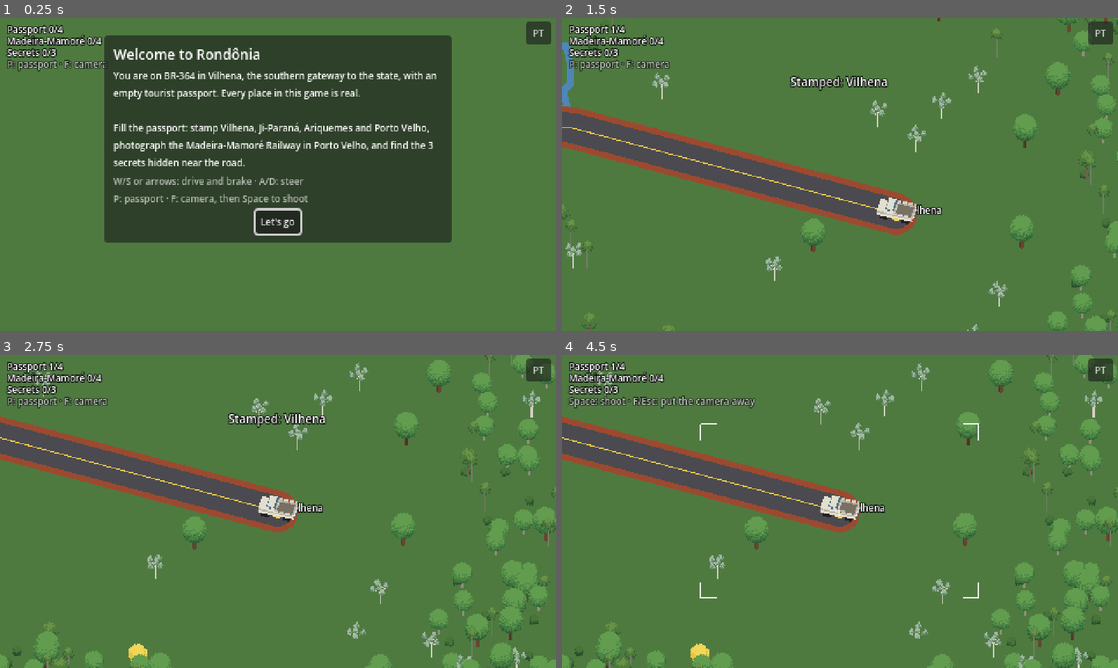
Above: before the commit, frames 1-4 (two rows, left to right).
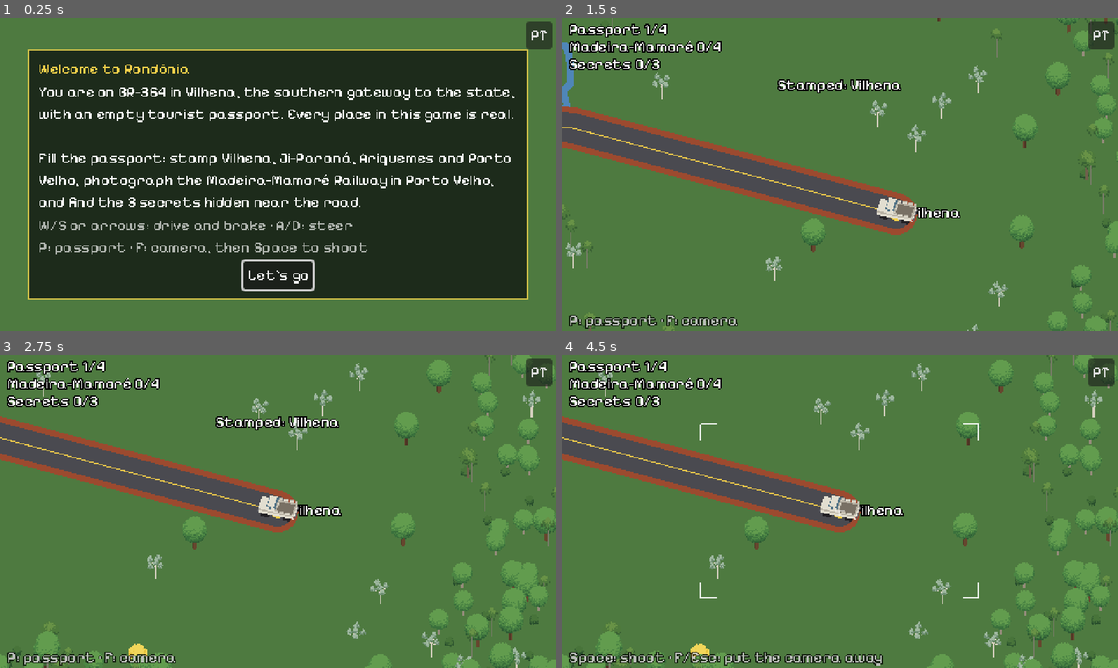
Above: after the commit, the same moments.

Repository: SevenZeroSev3n/explore-rondonia
Game: Godot game, scene res://scenes/main.tscn
Two runs of this game, one before a commit and one after it. Both use one fixed random seed, a clock stepped at 60 frames per second and the inputs below.
Inputs (mouse positions are in pixels of both pictures, inside the frame that each line leads up to):
- Up to frame 1 (0.25 s): no input
- Up to frame 2 (1.5 s): click "Let's go" at 0.5 s; tap Enter (interact) at 1.25 s; move the mouse to (962, 158) at 1.27 s; hold E (rotate_view_right) from 1.28 s (still down); hold Enter (interact) from 1.28 s (still down); click (962, 158) at 1.42 s
- Up to frame 3 (2.75 s): release E (rotate_view_right) at 2 s; release Enter (interact) at 2 s; drag from (166, 527) to (250, 574) at 2.02 s
- Up to frame 4 (4.5 s): click "PT" at 2.75 s; click "EN" at 3.5 s; tap Space (shoot) at 4.25 s; move the mouse to (895, 442) at 4.27 s; hold E (rotate_view_right) from 4.28 s (still down); hold F (photo) from 4.28 s (still down)

The runs differ from the first frame. In frame 1, 45% of the frame differs, in the area x 1-100%, y 1-90%; in frame 2, 3.9%; in frame 3, 3.9%; in frame 4, 4.1%.

Commit message:
feat(ui): Pixelify Sans pixel font across the game
- Pixelify Sans (SIL OFL 1.1) from google/fonts, imported without
  antialiasing or hinting, at 13 px: the size where its pixel grid lands
  on whole screen pixels and every Portuguese accent stays distinct
- Global theme (game/assets/ui_theme.tres): font, size and an opaque
  pixel panel style with a 1 px gold border; headings in gold
- HUD re-laid for the bigger text: wider panels centred at any height,
  key hints on the bottom line with prompts above, HUD hidden while a
  panel is open
- Font credited in PT/EN; its OFL text ships in the web build
- ADR 0005 and README record the choice

Co-Authored-By: Claude Opus 5.5 <noreply@anthropic.com>

Diff:
--- /dev/null
+++ b/game/assets/ui_theme.tres
@@ -0,0 +1,16 @@
+[gd_resource type="Theme" load_steps=3 format=3]
+
+[ext_resource type="FontFile" path="res://assets/fonts/PixelifySans.ttf" id="1_font"]
+
+[sub_resource type="StyleBoxFlat" id="StyleBoxFlat_panel"]
+bg_color = Color(0.11, 0.16, 0.1, 0.97)
+border_width_left = 1
+border_width_top = 1
+border_width_right = 1
+border_width_bottom = 1
+border_color = Color(0.95, 0.82, 0.29, 0.8)
+
+[resource]
+default_font = ExtResource("1_font")
+default_font_size = 13
+PanelContainer/styles/panel = SubResource("StyleBoxFlat_panel")
--- a/game/data/i18n/strings.json
+++ b/game/data/i18n/strings.json
@@ -41,5 +41,6 @@
   "CREDITS_TITLE": {"en": "Credits", "pt_BR": "Créditos"},
   "CREDITS_CODE": {"en": "Code: MIT · Original art: CC BY 4.0", "pt_BR": "Código: MIT · Arte original: CC BY 4.0"},
   "CREDITS_ENGINE": {"en": "Made with Godot Engine (MIT licence)", "pt_BR": "Feito com Godot Engine (licença MIT)"},
-  "CREDITS_SOURCES": {"en": "Place texts based on: %s", "pt_BR": "Textos dos lugares baseados em: %s"}
+  "CREDITS_SOURCES": {"en": "Place texts based on: %s", "pt_BR": "Textos dos lugares baseados em: %s"},
+  "CREDITS_FONT": {"en": "Font: Pixelify Sans by the Pixelify Sans Project Authors (SIL Open Font License 1.1)", "pt_BR": "Fonte: Pixelify Sans, dos autores do projeto Pixelify Sans (SIL Open Font License 1.1)"}
 }
--- a/game/project.godot
+++ b/game/project.godot
@@ -29,6 +29,10 @@
 
 enabled=PackedStringArray("res://addons/gut/plugin.cfg")
 
+[gui]
+
+theme/custom="res://assets/ui_theme.tres"
+
 [rendering]
 
 renderer/rendering_method="gl_compatibility"
--- a/game/scripts/game/credits.gd
+++ b/game/scripts/game/credits.gd
@@ -19,7 +19,7 @@
 
 ## The credit lines in display order; `t` translates a string key (tr).
 static func lines(t: Callable, map_attribution: PackedStringArray, hosts: PackedStringArray) -> PackedStringArray:
-	var out: PackedStringArray = [t.call("CREDITS_CODE"), t.call("CREDITS_ENGINE")]
+	var out: PackedStringArray = [t.call("CREDITS_CODE"), t.call("CREDITS_ENGINE"), t.call("CREDITS_FONT")]
 	out.append_array(map_attribution)
 	out.append(t.call("CREDITS_SOURCES") % ", ".join(hosts))
 	return out
--- a/game/scripts/ui/hud.gd
+++ b/game/scripts/ui/hud.gd
@@ -8,7 +8,9 @@
 signal teleport_requested(city: String)
 signal shutter_pressed(frame_screen: Rect2)
 
-const FONT_SIZE := 8
+## Text uses the project theme (assets/ui_theme.tres): Pixelify Sans at 13 px, the size
+## where its pixel grid lands on whole screen pixels and every Portuguese accent reads.
+const HEADING_COLOR := Color("f2d04a")
 const VIEWFINDER := Vector2(240, 150)   ## screen px, centred
 
 var stamp_cities: PackedStringArray = []
@@ -66,14 +68,17 @@
 	_root = Control.new()
 	_root.set_anchors_preset(Control.PRESET_FULL_RECT)
 	_root.mouse_filter = Control.MOUSE_FILTER_IGNORE
-	_root.theme = Theme.new()
-	_root.theme.default_font_size = FONT_SIZE
 	add_child(_root)
 
-	_counter = _label(_root, Vector2(6, 4))
-	_landmarks_counter = _label(_root, Vector2(6, 14))
-	_secrets_counter = _label(_root, Vector2(6, 24))
-	_key_hint = _label(_root, Vector2(6, 34))
+	_counter = _label(_root, Vector2(6, 2))
+	_landmarks_counter = _label(_root, Vector2(6, 17))
+	_secrets_counter = _label(_root, Vector2(6, 32))
+	# Key hints sit on the bottom line; standing prompts ("Enter: ...") just above them.
+	_key_hint = _label(_root, Vector2.ZERO)
+	_key_hint.set_anchors_and_offsets_preset(Control.PRESET_BOTTOM_WIDE)
+	_key_hint.offset_top = -17
+	_key_hint.offset_bottom = -2
+	_key_hint.offset_left = 6
 	_key_hint.modulate = Color(1, 1, 1, 0.7)
 
 	_lang = Button.new()
@@ -89,28 +94,27 @@
 	_toast = _label(_root, Vector2.ZERO)
 	# Full width under the counters, text centred: anchors + offsets, not a raw position.
 	_toast.set_anchors_and_offsets_preset(Control.PRESET_TOP_WIDE)
-	_toast.offset_top = 48
-	_toast.offset_bottom = 62
+	_toast.offset_top = 50
+	_toast.offset_bottom = 66
 	_toast.horizontal_alignment = HORIZONTAL_ALIGNMENT_CENTER
-	_toast.add_theme_font_size_override("font_size", 10)
 	_toast.modulate.a = 0.0
 
 	_prompt = _label(_root, Vector2.ZERO)
 	_prompt.set_anchors_and_offsets_preset(Control.PRESET_BOTTOM_WIDE)
-	_prompt.offset_top = -22
-	_prompt.offset_bottom = -8
+	_prompt.offset_top = -36
+	_prompt.offset_bottom = -20
 	_prompt.horizontal_alignment = HORIZONTAL_ALIGNMENT_CENTER
 
 	_build_panel()
 	_build_sheet()
-	_tutorial = _build_info(300)
+	_tutorial = _build_info(430)
 	_tutorial.button.pressed.connect(close_tutorial)
-	_complete = _build_info(300)
+	_complete = _build_info(380)
 	_complete.button.pressed.connect(func() -> void: _hide_info(_complete))
 	_complete.button2.pressed.connect(func() -> void:
 		_hide_info(_complete)
 		show_credits())
-	_credits = _build_info(320)
+	_credits = _build_info(420)
 	_credits.button.pressed.connect(func() -> void: _hide_info(_credits))
 	I18n.locale_changed.connect(func(_l: String) -> void: refresh())
 	SaveStore.passport.stamped.connect(func(_c: String) -> void: refresh())
@@ -291,6 +295,9 @@
 		if not info.is_empty() and info.panel.visible:
 			info_open = true
 	get_tree().paused = _panel.visible or _sheet.visible or info_open
+	# The HUD behind a panel would show through it and compete with its text.
+	for l in [_counter, _landmarks_counter, _secrets_counter, _key_hint, _prompt]:
+		l.visible = not get_tree().paused
 	if get_tree().paused:
 		if _toast_tween:
 			_toast_tween.kill()
@@ -363,7 +370,7 @@
 
 
 func _build_info(width: float) -> Dictionary:
-	var panel := _centred_panel(Vector2(width, 0), Vector2(-width / 2.0, -120))
+	var panel := _centred_panel(Vector2(width, 0))
 	var box := panel.get_child(0).get_child(0) as VBoxContainer
 	var title := _heading(box)
 	var body := Label.new()
@@ -412,12 +419,12 @@
 
 
 func _build_panel() -> void:
-	_panel = _centred_panel(Vector2(270, 0), Vector2(-135, -128))
+	_panel = _centred_panel(Vector2(360, 0))
 	var box := _panel.get_child(0).get_child(0) as VBoxContainer
 	_title = _heading(box)
 	# The lists scroll; title and buttons stay put, so the panel fits 270 px with any content.
 	var scroll := ScrollContainer.new()
-	scroll.custom_minimum_size = Vector2(0, 150)
+	scroll.custom_minimum_size = Vector2(0, 136)
 	scroll.horizontal_scroll_mode = ScrollContainer.SCROLL_MODE_DISABLED
 	scroll.follow_focus = true
 	box.add_child(scroll)
@@ -452,7 +459,7 @@
 
 
 func _build_sheet() -> void:
-	_sheet = _centred_panel(Vector2(300, 0), Vector2(-150, -115))
+	_sheet = _centred_panel(Vector2(410, 0))
 	var box := _sheet.get_child(0).get_child(0) as VBoxContainer
 	_sheet_title = _heading(box)
 	_sheet_photo = _dim("")
@@ -462,7 +469,7 @@
 	box.add_child(_sheet_photo)
 	_sheet_text = Label.new()
 	_sheet_text.autowrap_mode = TextServer.AUTOWRAP_WORD
-	_sheet_text.custom_minimum_size = Vector2(284, 0)
+	_sheet_text.custom_minimum_size = Vector2(394, 0)
 	box.add_child(_sheet_text)
 	_sheet_sources = _dim("")
 	_sheet_sources.autowrap_mode = TextServer.AUTOWRAP_WORD
@@ -472,13 +479,15 @@
 	box.add_child(_sheet_close)
 
 
-func _centred_panel(min_size: Vector2, offset: Vector2) -> PanelContainer:
+func _centred_panel(min_size: Vector2) -> PanelContainer:
 	var panel := PanelContainer.new()
 	panel.visible = false
-	panel.set_anchors_preset(Control.PRESET_CENTER)
 	panel.custom_minimum_size = min_size
-	panel.position = offset
 	_root.add_child(panel)
+	# Centred and growing both ways, so it stays centred whatever its content's height.
+	panel.set_anchors_and_offsets_preset(Control.PRESET_CENTER)
+	panel.grow_horizontal = Control.GROW_DIRECTION_BOTH
+	panel.grow_vertical = Control.GROW_DIRECTION_BOTH
 	var margin := MarginContainer.new()
 	for side in ["left", "right", "top", "bottom"]:
 		margin.add_theme_constant_override("margin_" + side, 8)
@@ -491,7 +500,7 @@
 
 func _heading(box: VBoxContainer) -> Label:
 	var l := Label.new()
-	l.add_theme_font_size_override("font_size", 12)
+	l.add_theme_color_override("font_color", HEADING_COLOR)
 	box.add_child(l)
 	return l
 
--- a/game/scripts/world/state_map.gd
+++ b/game/scripts/world/state_map.gd
@@ -251,7 +251,6 @@
 		var label := Label.new()
 		label.text = t.name
 		label.position = Vector2(r + 3, -8)
-		label.add_theme_font_size_override("font_size", 8)
 		label.add_theme_color_override("font_outline_color", Color.BLACK)
 		label.add_theme_constant_override("outline_size", 3)
 		marker.add_child(label)
--- a/game/test/unit/test_credits.gd
+++ b/game/test/unit/test_credits.gd
@@ -11,9 +11,9 @@
 
 
 func test_lines_include_licences_engine_map_data_and_sources() -> void:
-	var t := func(key: String) -> String: return {"CREDITS_CODE": "code", "CREDITS_ENGINE": "engine", "CREDITS_SOURCES": "src: %s"}[key]
+	var t := func(key: String) -> String: return {"CREDITS_CODE": "code", "CREDITS_ENGINE": "engine", "CREDITS_FONT": "font", "CREDITS_SOURCES": "src: %s"}[key]
 	var lines := Credits.lines(t, PackedStringArray(["© OSM"]), PackedStringArray(["a.org", "b.org"]))
-	assert_eq(lines, PackedStringArray(["code", "engine", "© OSM", "src: a.org, b.org"]))
+	assert_eq(lines, PackedStringArray(["code", "engine", "font", "© OSM", "src: a.org, b.org"]))
 
 
 func test_shipped_credits_name_openstreetmap_and_ibge() -> void:
Not shown, added: game/assets/fonts/PixelifySans-OFL.txt
Binary file added: game/assets/fonts/PixelifySans.ttf
Not shown, added: game/assets/fonts/PixelifySans.ttf.import
Not shown, changed: game/export_presets.cfg
Not shown, changed: docs/adr/0005-visual-style.md
